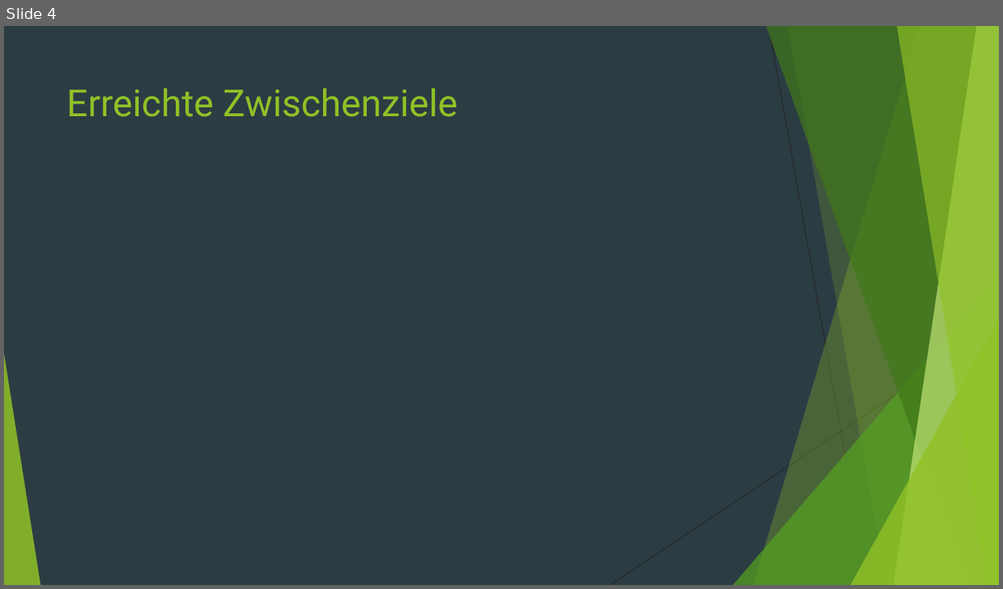
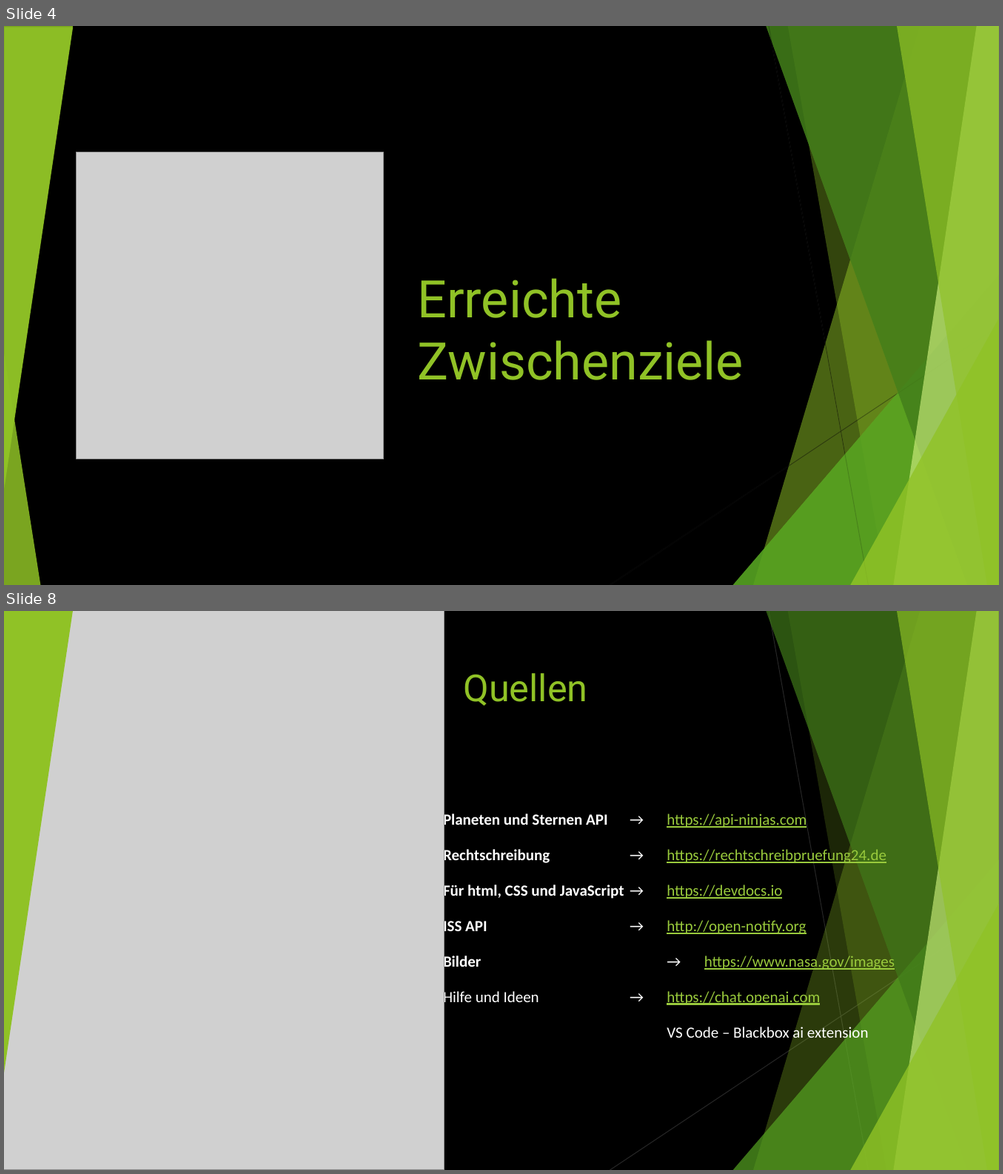
Before and after one commit to CrazyGoast/Sportferien_2024_API-2_bisadr_Planeten-Webseite, a slide deck: Documents/Präsentation_Universum-Webseite_Adrian.pptx. Shown one above the other, each under a label of ours: slide 4 before the commit, slides 4 and 8 after it; the slides between them are not shown. The pictures are 1003x589 and 1003x1174 pixels, drawn with LibreOffice and Linux fonts; fonts in the diff are those of the drawing; grey boxes stand for pictures. Boxes give left, top, right and bottom in pixels: in the first picture for what was removed or moved away, otherwise in the second. Text is boxed around its words. In the diff, an @@ line names an element or a change of style, - is before the commit and + after.

```diff
--- a/Documents/Präsentation_Universum-Webseite_Adrian.pptx
+++ b/Documents/Präsentation_Universum-Webseite_Adrian.pptx
@@ slide 8 added at bbox=[4, 611, 999, 1170], background #000000; not listed: 10 template elements that a slide beside it also shows @@
@@ picture added at bbox=[4, 611, 444, 1170] @@
@@ triangle added at bbox=[4, 611, 73, 1073], fill #90C226 @@
@@ title added at bbox=[463, 673, 587, 706], 36 pt, text #90C226 @@
+Quellen
@@ text added at bbox=[443, 812, 894, 1042], 15 pt, text #99CA3C, underline @@
+Planeten und Sternen API → https://api-ninjas.com
+Rechtschreibung → https://rechtschreibpruefung24.de
+Für html, CSS und JavaScript → https://devdocs.io
+ISS API → http://open-notify.org
+Bilder → https://www.nasa.gov/images
+Hilfe und Ideen → https://chat.openai.com
+VS Code – Blackbox ai extension
@@ slide 4 changed as well @@
@@ background #2C3C43 to #000000 @@
@@ group added at bbox=[4, 26, 999, 585]: 5 freeform shapes, 3 triangles, 2 lines @@
@@ triangle added at bbox=[4, 27, 73, 489], fill #90C226 at 85% opacity @@
@@ title "Erreichte Zwischenziele": place and size @@
-title "Erreichte Zwischenziele" at bbox=[67, 88, 458, 117]
+title "Erreichte Zwischenziele" at bbox=[417, 278, 743, 380]
@@ title "Erreichte Zwischenziele" at bbox=[417, 278, 743, 380]: size 36 to 50 pt; vertical alignment top to bottom @@
@@ picture added at bbox=[77, 153, 384, 460] @@
```
Also in this commit, not shown: 2 other slides changed, 4 other slides added, 5 slides removed, 1 other file.
